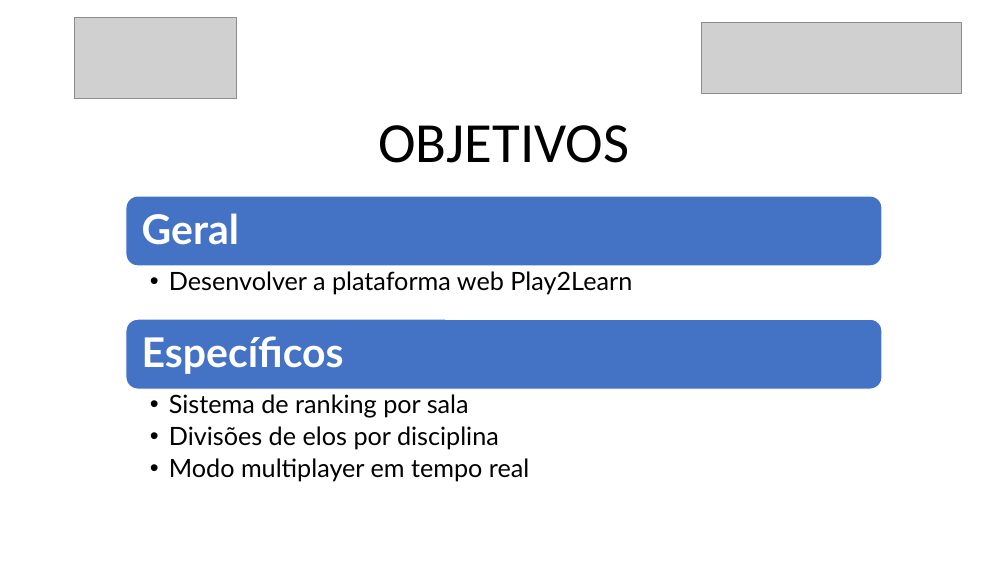
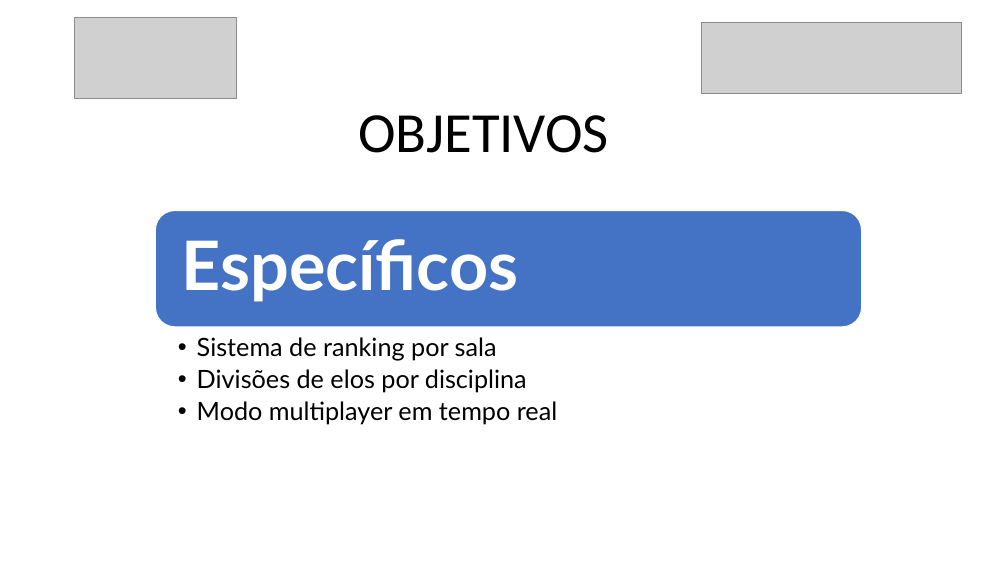
Before and after one commit to danilovaz7/curso-tecnico, a slide deck: slide 6 of liceu/3semestre/projeto integrador/tcc slide.pptx. Drawn at 1008x567 pixels with LibreOffice and Linux fonts; fonts in the diff are those of the drawing; grey boxes stand for pictures. Boxes give left, top, right and bottom in pixels: in the first picture for what was removed or moved away, otherwise in the second. Text is boxed around its words. In the diff, an @@ line names an element or a change of style, - is before the commit and + after.

```diff
--- a/liceu/3semestre/projeto integrador/tcc slide.pptx
+++ b/liceu/3semestre/projeto integrador/tcc slide.pptx
@@ title "OBJETIVOS": place and size @@
-title "OBJETIVOS" at (378,125,629,163)
+title "OBJETIVOS" at (358,115,609,153)
@@ text removed at (142,213,239,245) @@
-Geral
@@ rounded rectangle: place and size @@
-rounded rectangle at (126,196,882,265)
+rounded rectangle at (156,211,862,327)
@@ text "Específicos": place and size @@
-text "Específicos" at (142,336,344,374)
+text "Específicos" at (182,239,519,302)
@@ text "Específicos" at (182,239,519,302): size 39 to 65 pt; more space between paragraphs @@
@@ text removed at (169,271,632,294) @@
-  • Desenvolver a plataforma web Play2Learn
@@ rounded rectangle removed at (126,319,882,389) @@
@@ text "Sistema de ranking por sala": place and size @@
-text "Sistema de ranking por sala" at (169,394,529,482)
+text "Sistema de ranking por sala" at (197,337,557,425)
```
Also in this commit, not shown: 3 other slides changed, 1 slide removed.
